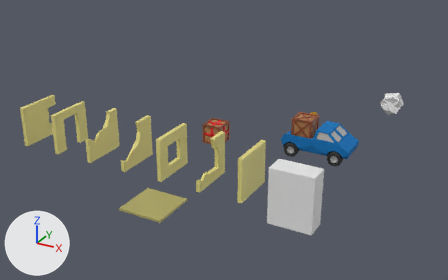
Renders of the Blender file Blender/BuildingParts.blend from each side of a commit.
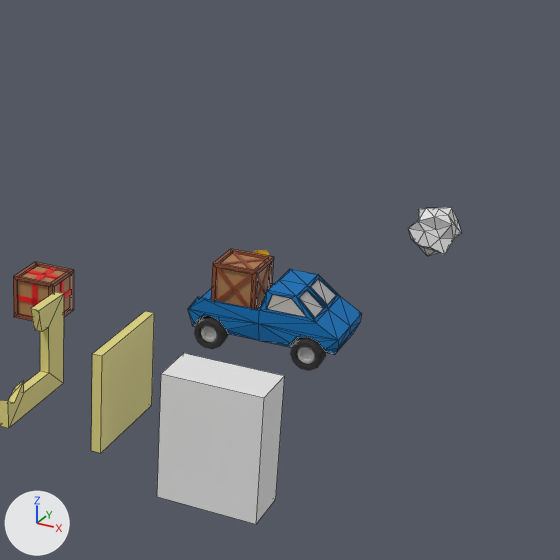
Each version appears first whole from a 50 mm camera at (12.3, -25.2, 12.7) aimed at (-3.6, 3.7, -1.7), and next in a close-up on the part from 44% to 100% of the width and 0% to 90% of the height. Arrows for +X, +Y and +Z are at lower left; the lights stay in place. The close-ups show mesh edges as thin lines.

The older version as bpy lines, for what is in view:
```python
me_cube_002 = bpy.data.meshes.new('Cube.002')
me_cube_002.from_pydata(...)  # 155 vertices, 121 faces; spans x -1.64..1.74, y -0.79..0.8, z -0.27..0.91
me_cube_002.materials.append(mat_material_007)  # blue #0071b8
me_cube_002.materials.append(mat_material_006)  # grey #bebebe
me_cube_002.materials.append(mat_material_005)  # black #2e2e2e
me_cube_006_convcol = bpy.data.meshes.new('Cube.006-convcol')
me_cube_006_convcol.from_pydata(...)  # 30 vertices, 23 faces; spans x -0.1..0.1, y -1.1..1.1, z 0.0..2.0
me_cube_006_convcol.materials.append(mat_walls)  # yellow #e1d782
me_cube_008 = bpy.data.meshes.new('Cube.008')
me_cube_008.from_pydata(...)  # a box spanning x -1.0..1.0, y -0.5..0.5, z -1.0..1.6
ob_brokenwindow1 = bpy.data.objects.new('BrokenWindow1', me_cube_006_convcol)
ob_brokenwindow1.location = (0.0, -4.0, 0.0)
ob_carpickup = bpy.data.objects.new('CarPickUp', me_cube_002)
ob_carpickup.location = (3.1, 1.0, 0.6)
_m = ob_carpickup.modifiers.new('Triangulate', 'TRIANGULATE')
ob_cube = bpy.data.objects.new('_Cube', me_cube_008)
ob_cube.location = (4.0, -4.0, 0.0)
# also in view: 'Crate' at (2.4, 1.0, 1.3); '_Icosphere' at (5.0, 7.0, 1.0); 'Wheel.002' at (4.2, 0.3, 0.3); 'Wheel' at (2.0, 0.3, 0.3); 'Wall' at (2.0, -4.0, 1.0)
```
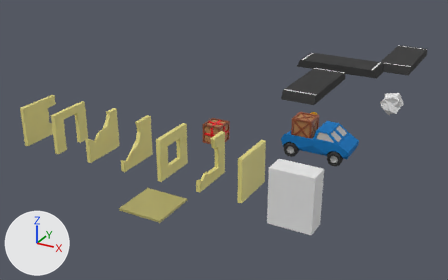
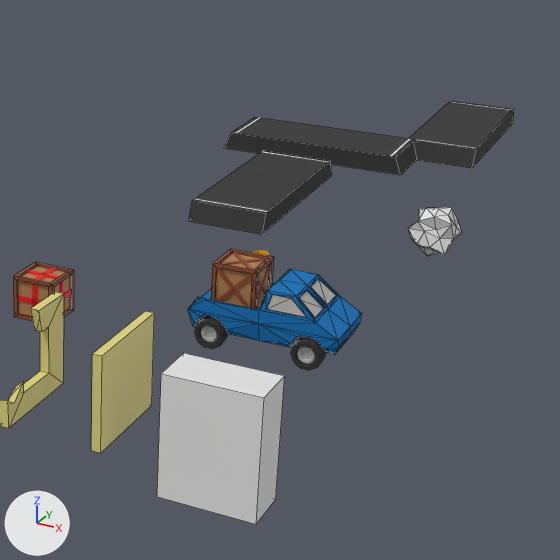
The change, as a list of edits to the scene's bpy script:
```text
Add mat_stripes:
    mat_stripes = principled_material('stripes')
    mat_stripes.base_color = (0.8, 0.8, 0.8)  # white #e7e7e7
Add mat_road:
    mat_road = principled_material('Road')
    mat_road.base_color = (0.0345, 0.0345, 0.0345)  # black #343434
    mat_road.roughness = 0.952
Add me_cube_011:
    me_cube_011.from_pydata(...)  # 32 vertices, 22 faces; spans x -1.0..6.0, y -4.3..2.7, z -0.4..0.1
    # faces by material slot: [18, 4]
    me_cube_011.materials.append(mat_road)  # black #343434
    me_cube_011.materials.append(mat_stripes)  # white #e7e7e7
Add me_cube_003:
    me_cube_003.from_pydata([(-1.0, -2.3, 0.1), (-1.0, 2.3, 0.1), (1.0, -2.3, 0.1), (1.0, 2.3, 0.1), (-1.0, 2.5, 0.1), (-1.0, 2.7, -0.4), (1.0, 2.7, -0.4), (1.0, 2.5, 0.1), (-1.0, -2.7, -0.4), (-1.0, -2.5, 0.1), (1.0, -2.5, 0.1), (1.0, -2.7, -0.4), (1.0, 2.4, 0.1), (-1.0, 2.4, 0.1), (-1.0, -2.4, 0.1), (1.0, -2.4, 0.1)], [], [(13, 12, 7, 4), (3, 1, 0, 2), (5, 4, 7, 6), (11, 10, 9, 8), (15, 14, 9, 10), (1, 3, 12, 13), (2, 0, 14, 15), (6, 11, 8, 5), (3, 2, 15, 10, 11, 6, 7, 12), (0, 1, 13, 4, 5, 8, 9, 14)])
    for i in [5, 6]: me_cube_003.polygons[i].material_index = 1
    me_cube_003.materials.append(mat_road)  # black #343434
    me_cube_003.materials.append(mat_stripes)  # white #e7e7e7
Add ob_road_002:
    ob_road_002 = bpy.data.objects.new('Road.002', me_cube_011)
    ob_road_002.location = (0.0, 13.2, 0.97)
    ob_road_002.rotation_euler = (0.0, 0.0, 1.571)  # degrees (0, 0, 90)
Add ob_road:
    ob_road = bpy.data.objects.new('Road', me_cube_003)
    ob_road.location = (0.0, 8.5, 0.97)
```

What differs and where, as boxes [x1, y1, x2, y2] in the close-ups (560 x 560 px):
'Road.002', added (black): after [224, 101, 514, 175]
    faces in mat_road (black #343434): [224, 101, 514, 175]
    faces in mat_stripes (white #e7e7e7): [235, 102, 513, 156]
'Road', added (black): after [189, 150, 332, 234]
    faces in mat_road (black #343434): [189, 150, 332, 234]
    faces in mat_stripes (white #e7e7e7): [194, 151, 329, 212]
